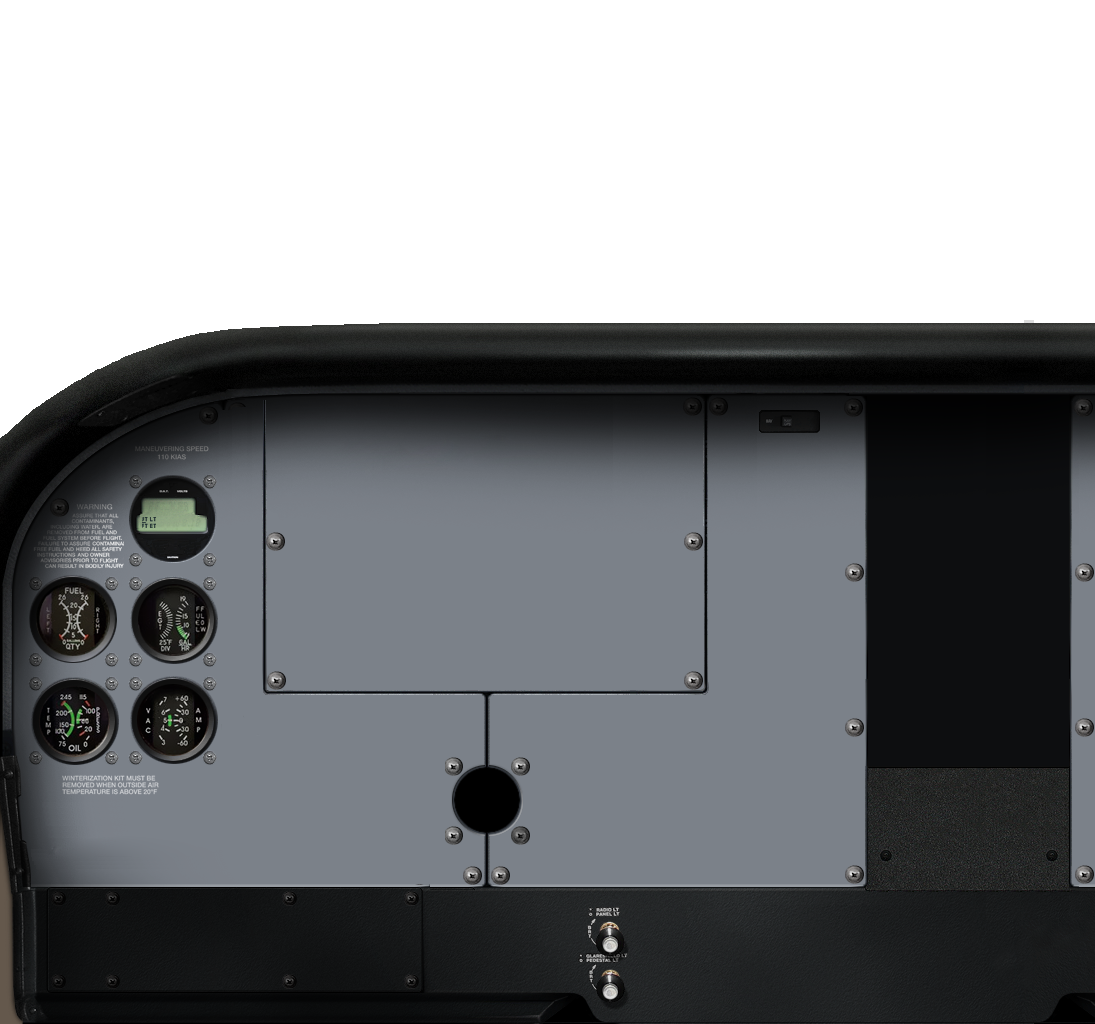
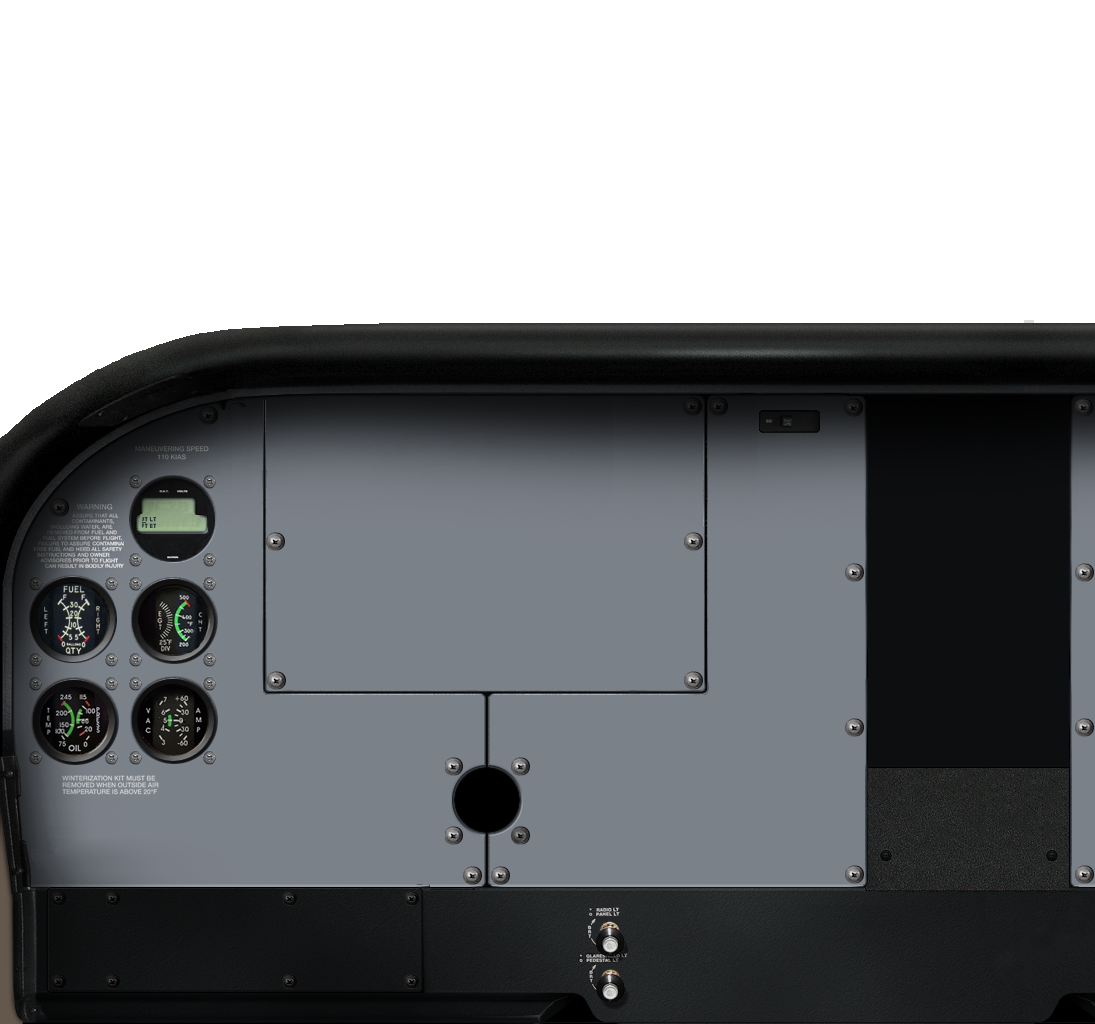
Layers edited between the first and the second 1095 x 1024 image:
added layer "CHT" above "Fuel" over box(173, 589, 206, 653)
renamed "Layer 3" to "Fuel", painted on it over box(36, 566, 120, 655)
